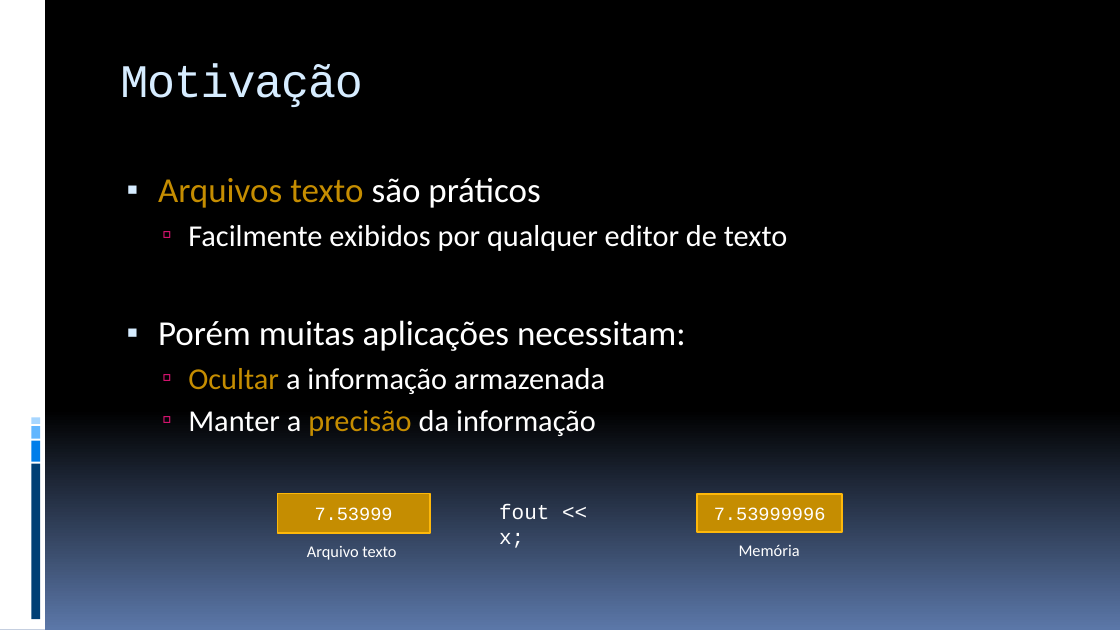
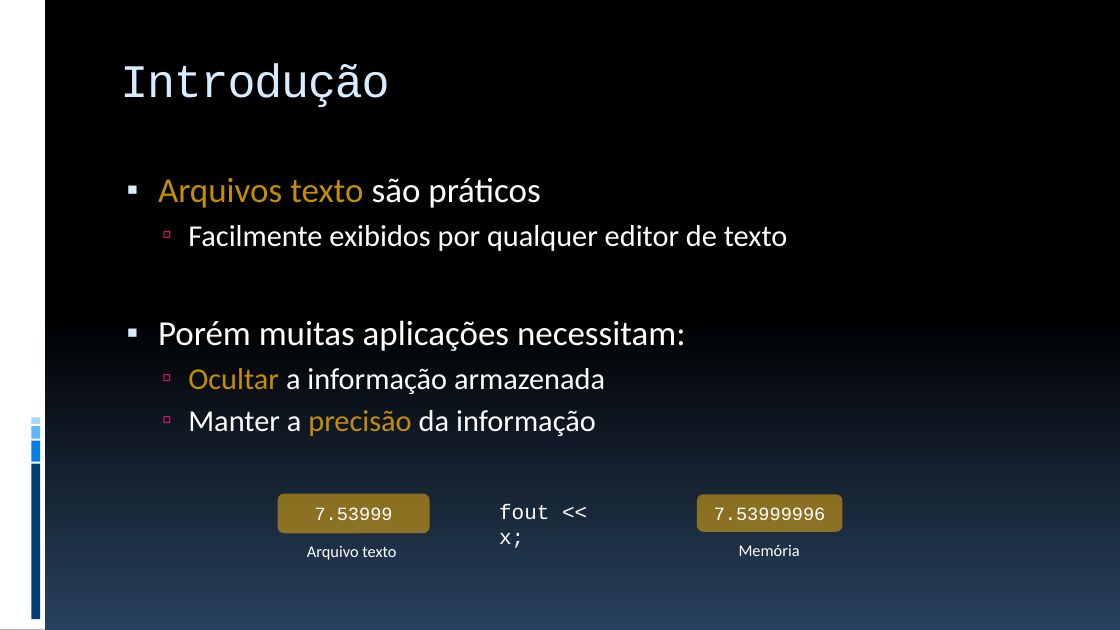
Before and after one commit to JudsonSS/ProgComp, a slide deck: slide 4 of Slides/24. Arquivos Binários.pptx. Drawn at 1120x630 pixels with LibreOffice and Linux fonts; fonts in the diff are those of the drawing. Boxes give left, top, right and bottom in pixels: in the first picture for what was removed or moved away, otherwise in the second. Text is boxed around its words. In the diff, an @@ line names an element or a change of style, - is before the commit and + after.

```diff
--- a/Slides/24. Arquivos Binários.pptx
+++ b/Slides/24. Arquivos Binários.pptx
@@ background gradient #000000 to #5B77A8 to gradient #000000 to #28415E @@
@@ title at bbox=[120, 64, 389, 107]: text changed @@
-Motivação
+Introdução
@@ rounded rectangle "7.53999" at bbox=[277, 494, 429, 534]: rectangle to rounded rectangle; fill #C58D01 to #FEB80A at 50% opacity; outline #FEB80A 1.5 pt to none @@
@@ rounded rectangle "7.53999996" at bbox=[697, 494, 843, 532]: rectangle to rounded rectangle; fill #C58D01 to #FEB80A at 50% opacity; outline #FEB80A 1.5 pt to none @@
```
Also in this commit, not shown: 18 other slides changed, 5 other files.
